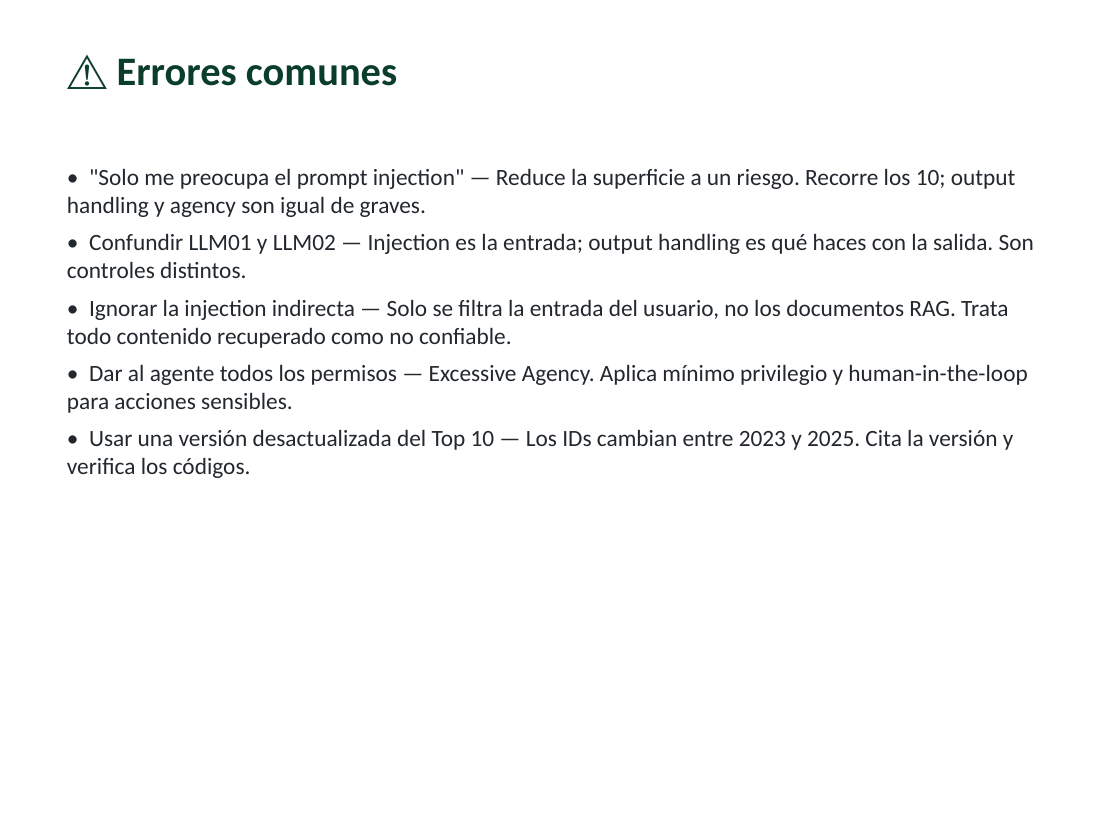
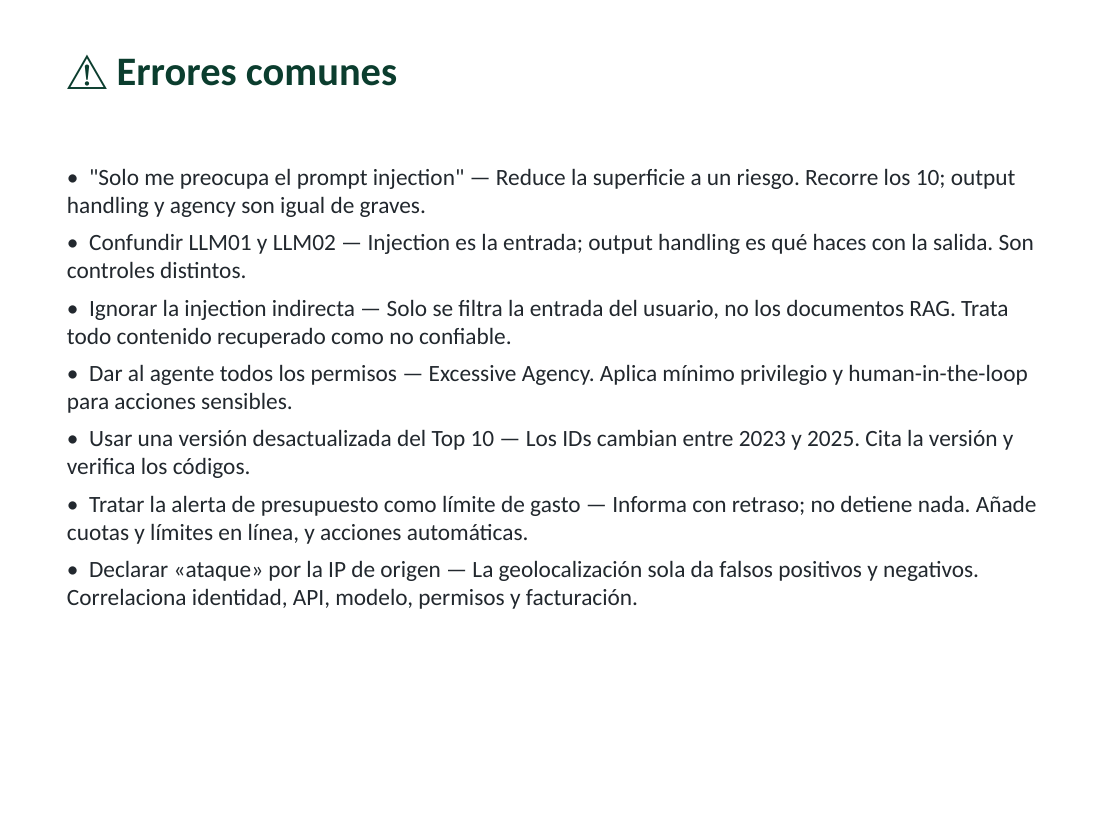
Before and after one commit to vladimiracunadev-create/modern-cybersecurity-program, a slide deck: slide 13 of classes/parte-15-seguridad-de-ia-y-machine-learning/295-owasp-top-10-para-aplicaciones-con-llm/clase-295-presentacion.pptx. Drawn at 1120x840 pixels with LibreOffice and Linux fonts; fonts in the diff are those of the drawing. Boxes give left, top, right and bottom in pixels: in the first picture for what was removed or moved away, otherwise in the second. Text is boxed around its words. In the diff, an @@ line names an element or a change of style, - is before the commit and + after.

```diff
--- a/classes/parte-15-seguridad-de-ia-y-machine-learning/295-owasp-top-10-para-aplicaciones-con-llm/clase-295-presentacion.pptx
+++ b/classes/parte-15-seguridad-de-ia-y-machine-learning/295-owasp-top-10-para-aplicaciones-con-llm/clase-295-presentacion.pptx
@@ text at <box>67,495,1037,609</box>: paragraphs added @@
+• Tratar la alerta de presupuesto como límite de gasto — Informa con retraso; no detiene nada. Añade cuotas y límites en línea, y acciones automáticas.
+• Declarar «ataque» por la IP de origen — La geolocalización sola da falsos positivos y negativos. Correlaciona identidad, API, modelo, permisos y facturación.
```
Also in this commit, not shown: 8 other slides changed, 2 slides added, 1 slide removed, 49 other files.
